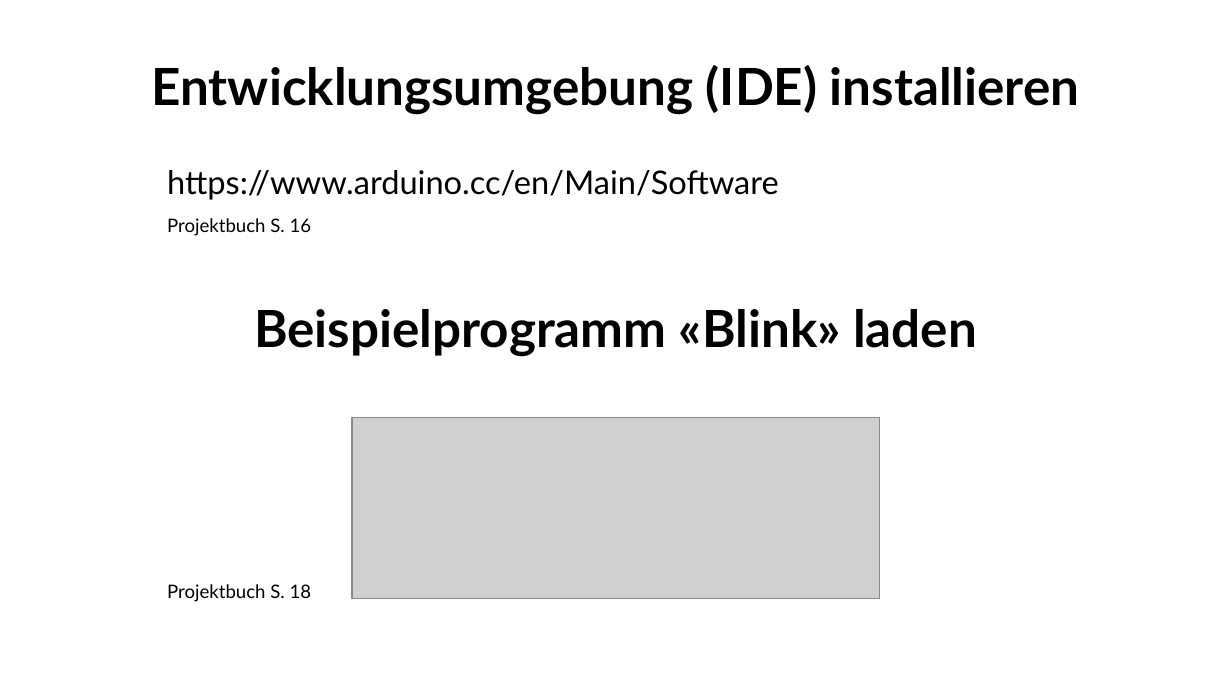
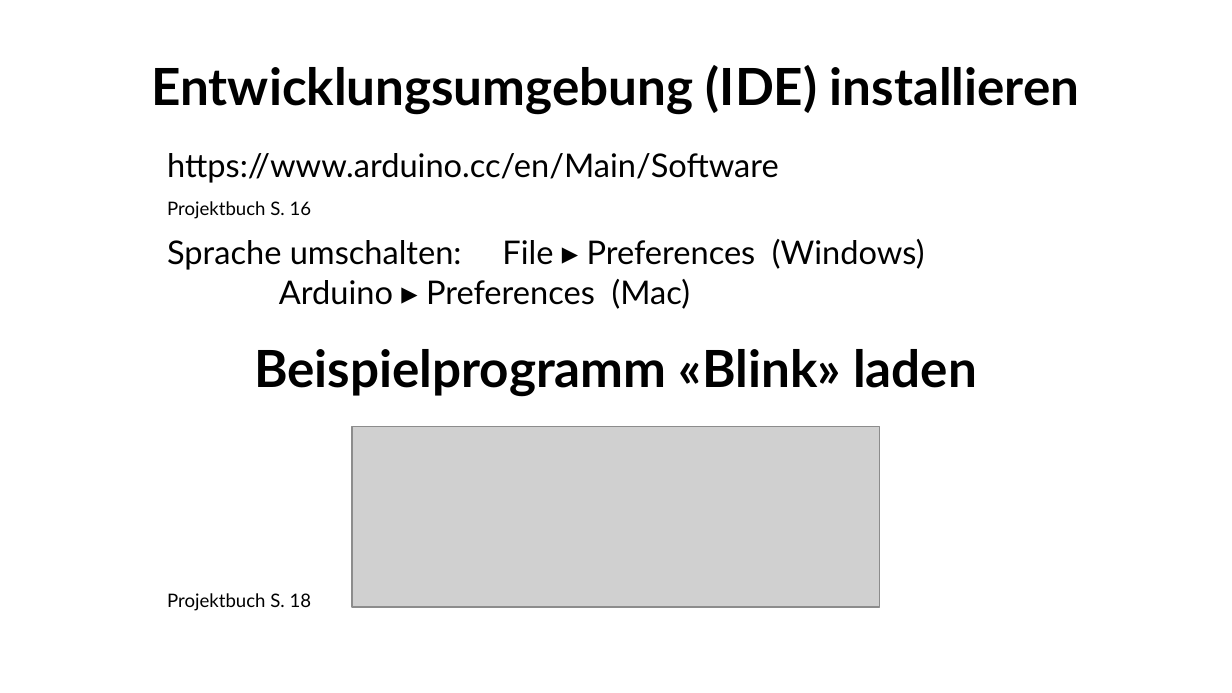
Before and after one commit to fablabwinti/workshop-arduino-1, a slide deck: slide 7 of ArduinoI.odp. Drawn at 1232x693 pixels with LibreOffice and Linux fonts; fonts in the diff are those of the drawing; grey boxes stand for pictures; background and template pictures are left out. Boxes give left, top, right and bottom in pixels: in the first picture for what was removed or moved away, otherwise in the second. Text is boxed around its words. In the diff, an @@ line names an element or a change of style, - is before the commit and + after.

Commit message:
Mention: - changing IDE language (slide 7) - spaces and indentation (slide 12) - orientation of electrolytic capacitors (slide 21).

```diff
--- a/ArduinoI.odp
+++ b/ArduinoI.odp
@@ text "https://www.arduino.cc/en/Main/Software": place and size @@
-text "https://www.arduino.cc/en/Main/Software" at box(167, 170, 779, 236)
+text "https://www.arduino.cc/en/Main/Software" at box(167, 153, 924, 309)
@@ text at box(167, 239, 924, 309): paragraph added @@
+  Sprache umschalten: File ▸ Preferences (Windows)
+  Arduino ▸ Preferences (Mac)
@@ title "Beispielprogramm «Blink» laden": place and size @@
-title "Beispielprogramm «Blink» laden" at box(254, 309, 977, 356)
+title "Beispielprogramm «Blink» laden" at box(254, 349, 977, 396)
@@ picture: place and size @@
-picture at box(352, 418, 880, 598)
+picture at box(352, 427, 880, 607)
@@ text "Projektbuch S. 18": place and size @@
-text "Projektbuch S. 18" at box(167, 584, 312, 602)
+text "Projektbuch S. 18" at box(167, 593, 312, 611)
```
Also in this commit, not shown: 3 other slides changed.
